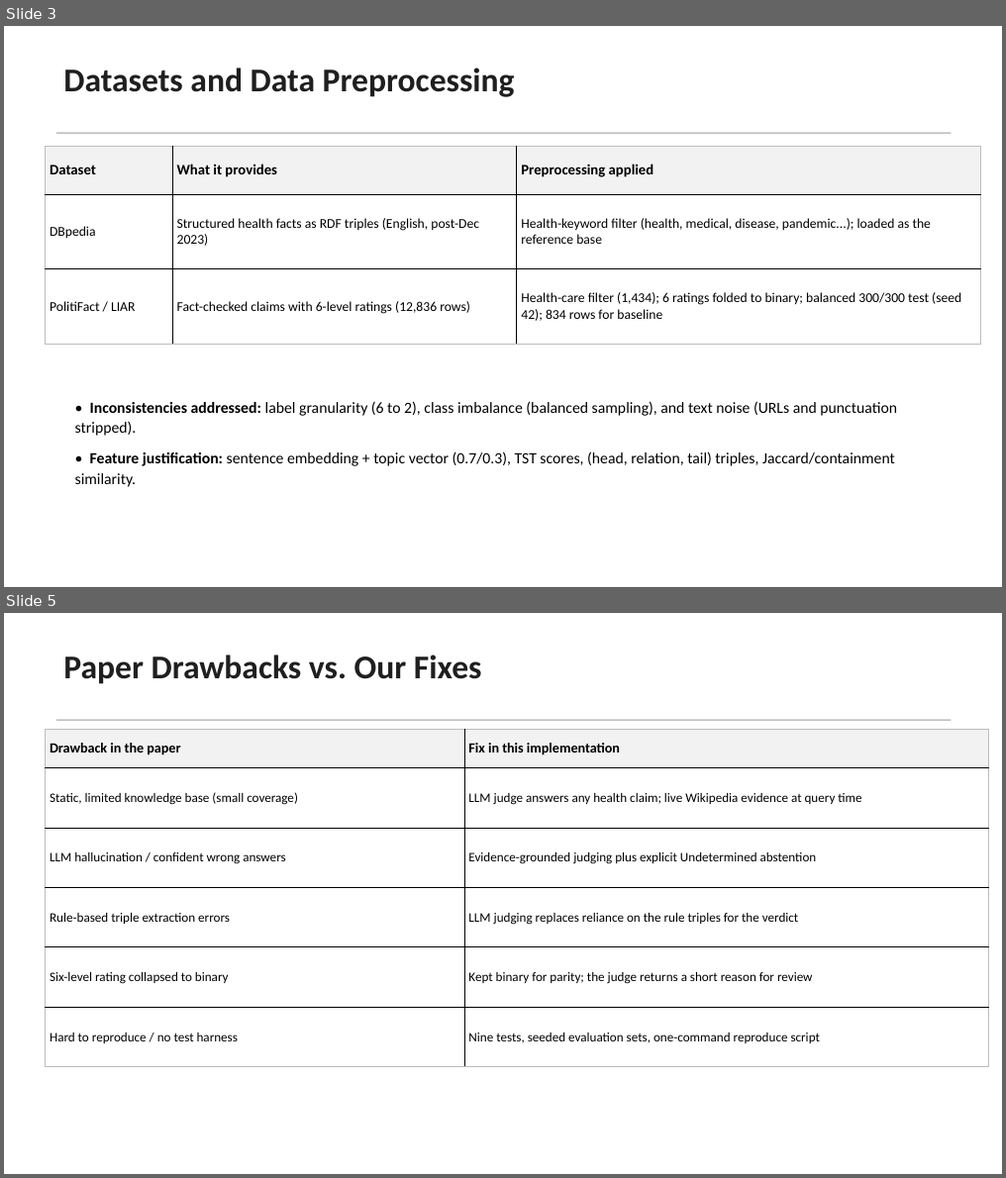
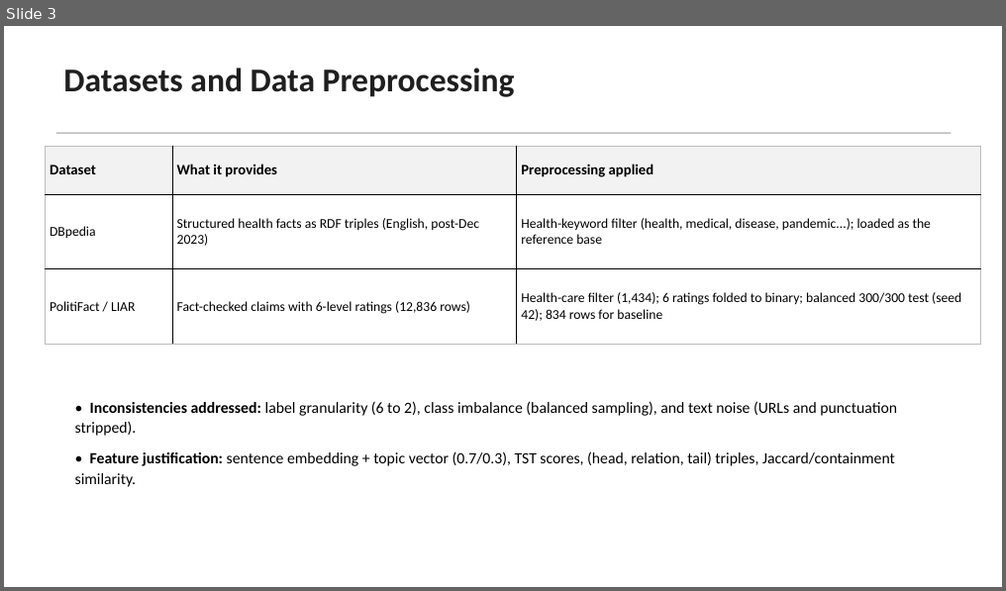
Before and after one commit to AkashNaickar/TrumorGPT, a slide deck: presentation/24005_179_review3.pptx. Shown one above the other, each under a label of ours: slides 3 and 5 before the commit, slide 3 after it; the slides between them are not shown. The pictures are 1006x1178 and 1006x591 pixels, drawn with LibreOffice and Linux fonts; fonts in the diff are those of the drawing. Boxes give left, top, right and bottom in pixels: in the first picture for what was removed or moved away, otherwise in the second. Text is boxed around its words. In the diff, an @@ line names an element or a change of style, - is before the commit and + after.

Commit message:
docs: 7-slide review-3 deck with live screenshots

```diff
--- a/presentation/24005_179_review3.pptx
+++ b/presentation/24005_179_review3.pptx
@@ slide 5 removed at [4,613,1002,1174], background #FFFFFF @@
@@ text removed at [63,655,482,684] @@
-Paper Drawbacks vs. Our Fixes
@@ table removed at [46,729,988,1067], 6 rows, 2 columns @@
-Drawback in the paper | Fix in this implementation
-Static, limited knowledge base (small coverage) | LLM judge answers any health claim; live Wikipedia evidence at query time
-LLM hallucination / confident wrong answers | Evidence-grounded judging plus explicit Undetermined abstention
-Rule-based triple extraction errors | LLM judging replaces reliance on the rule triples for the verdict
-Six-level rating collapsed to binary | Kept binary for parity; the judge returns a short reason for review
-Hard to reproduce / no test harness | Nine tests, seeded evaluation sets, one-command reproduce script
@@ rectangle removed at [56,719,951,721] @@
```
Also in this commit, not shown: 3 slides changed, 2 other slides removed, 2 other files.
